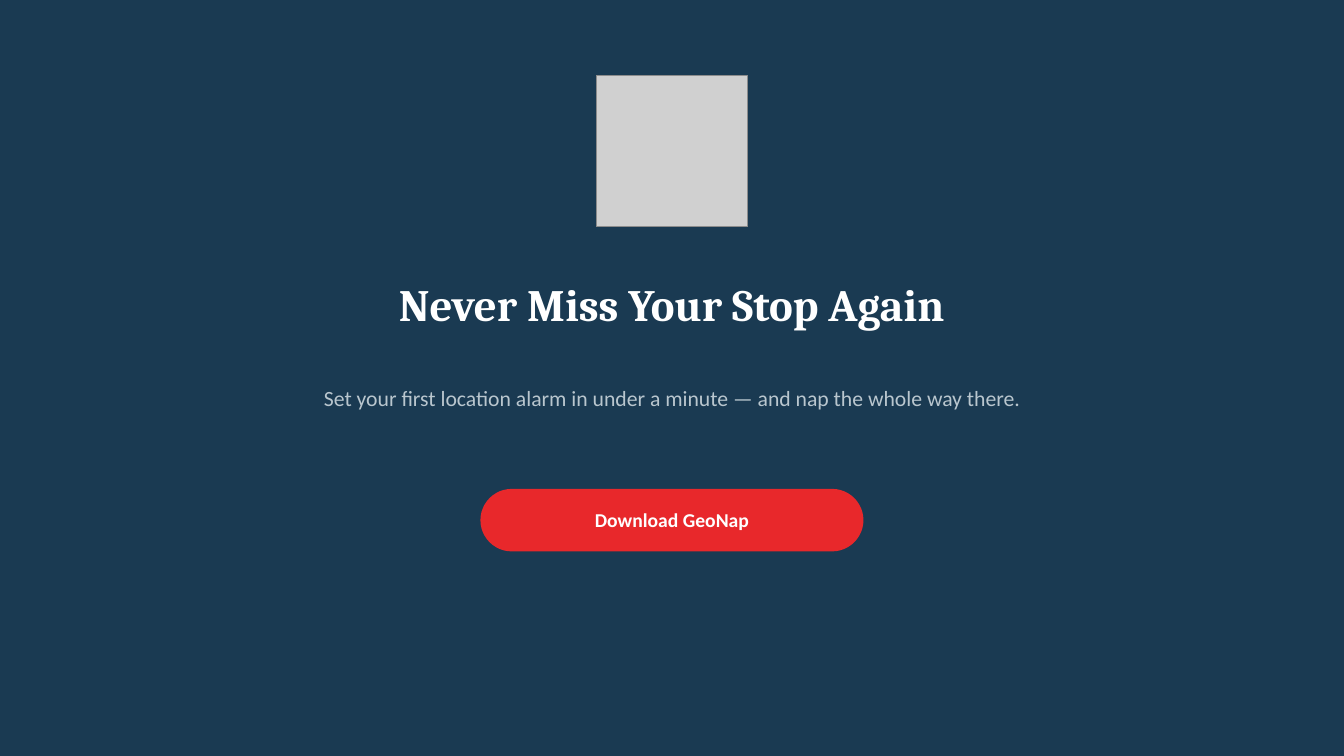
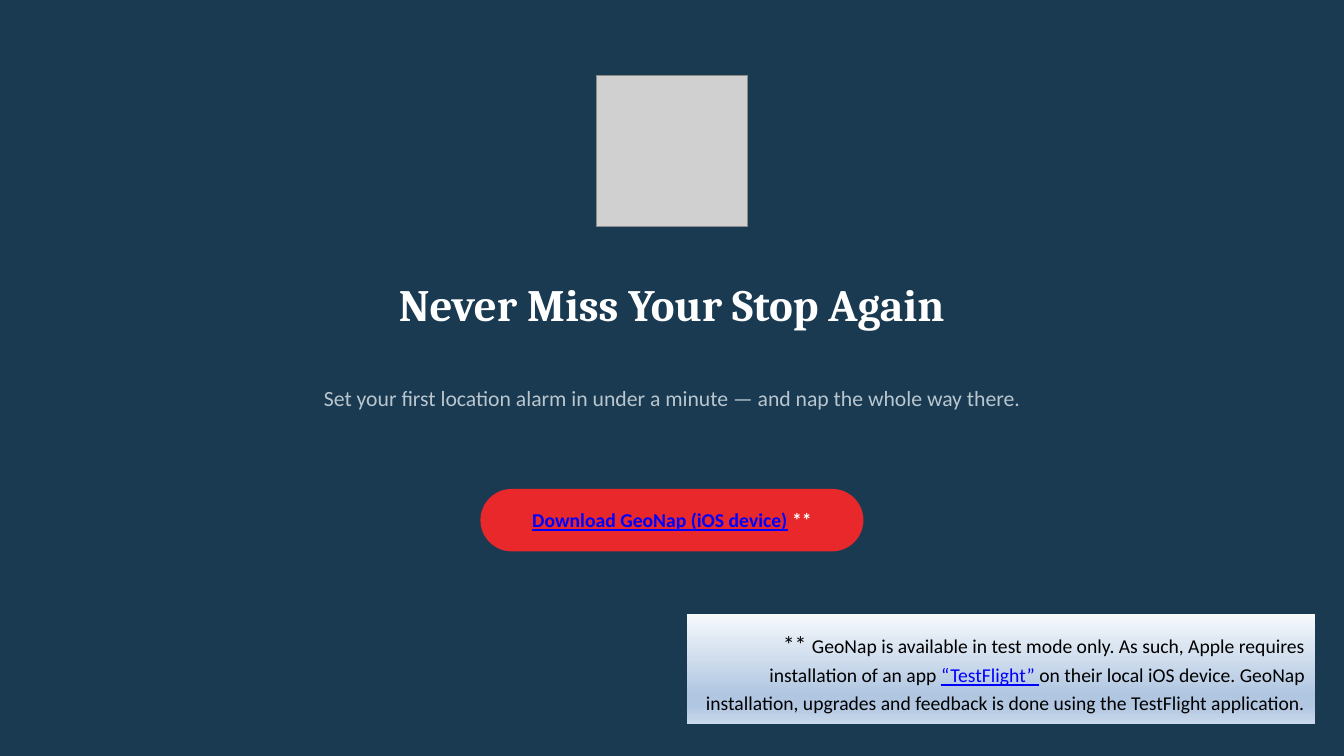
Before and after one commit to rmbartis/GeoNap, a slide deck: slide 17 of docs/GeoNap Presentations/GeoNap_Marketing_Deck.pptx. Drawn at 1344x756 pixels with LibreOffice and Linux fonts; fonts in the diff are those of the drawing; grey boxes stand for pictures. Boxes give left, top, right and bottom in pixels: in the first picture for what was removed or moved away, otherwise in the second. Text is boxed around its words. In the diff, an @@ line names an element or a change of style, - is before the commit and + after.

```diff
--- a/docs/GeoNap Presentations/GeoNap_Marketing_Deck.pptx
+++ b/docs/GeoNap Presentations/GeoNap_Marketing_Deck.pptx
@@ text at (532, 512, 788, 531): text changed; text colour #FFFFFF to #0000FF @@
-Download GeoNap
+Download GeoNap (iOS device) **
@@ rectangle added at (687, 614, 1316, 724), fill gradient #F6F9FC to #B0C6E1 to #CAD9EB, 14 pt, text #000000 @@
+** GeoNap is available in test mode only. As such, Apple requires installation of an app “TestFlight” on their local iOS device. GeoNap installation, upgrades and feedback is done using the TestFlight application.
```
Also in this commit, not shown: 1 other slide changed, 6 other files.
